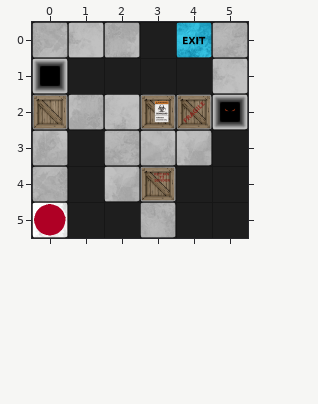
Tiled map, stored at Content/maps/Blocked.tmx. Above, as it was before the edit.
Cells are 100x100 px. Shown: x 0..5, y 0..5. The commit also replaced the tileset; all pictures use the new one.
Now the later version:
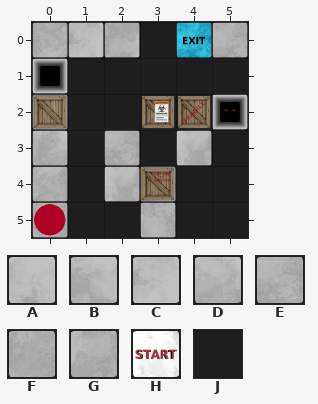
Key: from "sprite_sheet": A 26, B 32, C 37, D 43, E 45, F 53, G 56, H 92, J 102.
_ is an empty cell.
What changed:
Layer "map":
Tile H gives way to tile F in row 5 at x 0.
Tile A gives way to tile J in row 2 at x 2.
Tile B gives way to tile J in row 2 at x 4.
Tile C gives way to tile J in row 1 at x 5.
Tile D gives way to tile J in row 3 at x 3.
Tile E gives way to tile J in row 2 at x 3.
Tile G gives way to tile J in row 2 at x 1.
